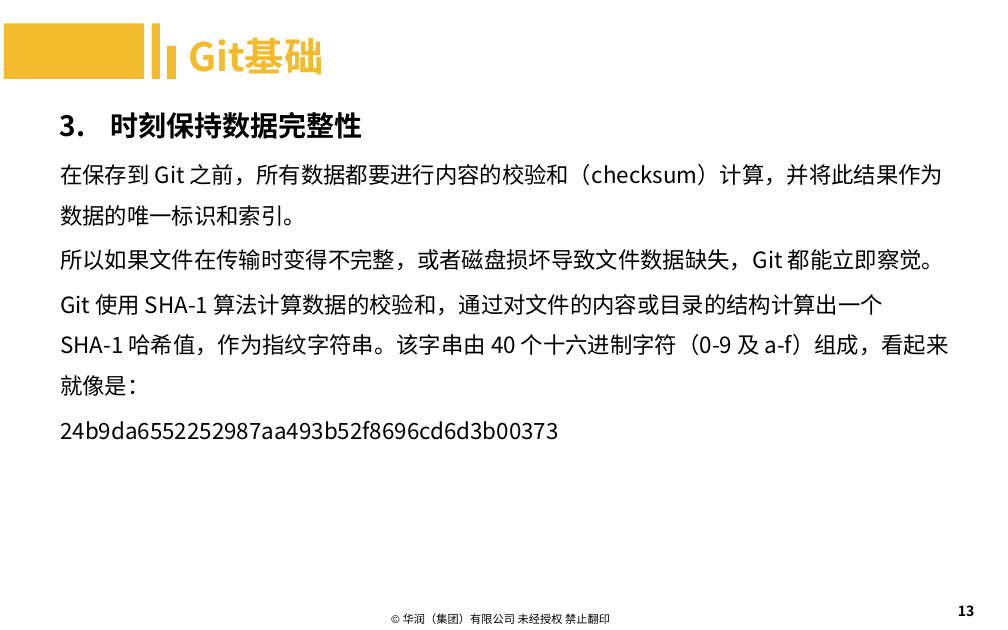
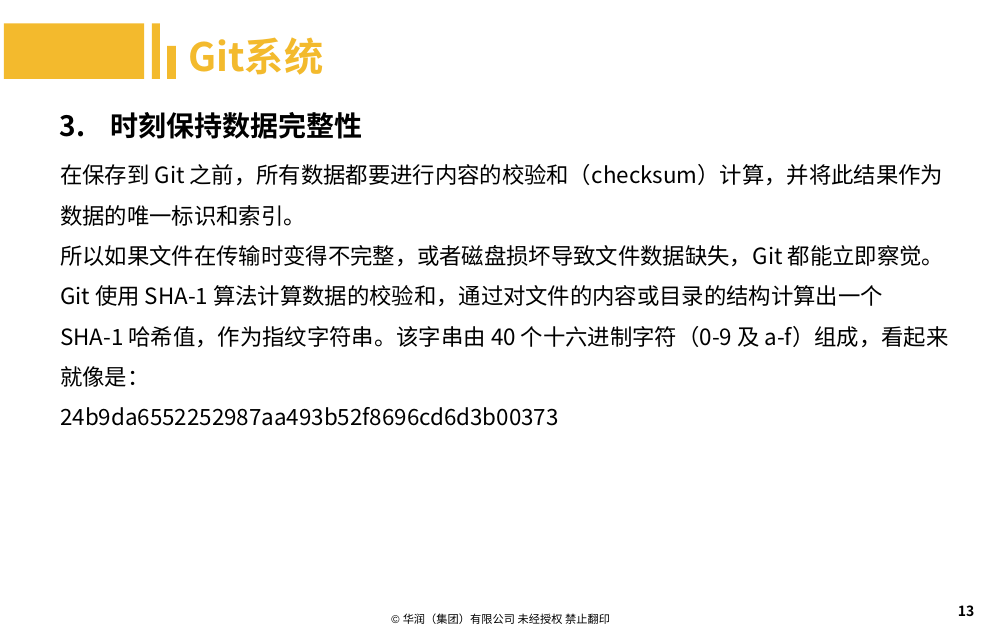
Before and after one commit to machenzhao/git-present, a slide deck: slide 13 of Git.pptx. Drawn at 1008x630 pixels with LibreOffice and Linux fonts; fonts in the diff are those of the drawing; background and template pictures are left out. Boxes give left, top, right and bottom in pixels: in the first picture for what was removed or moved away, otherwise in the second. Text is boxed around its words. In the diff, an @@ line names an element or a change of style, - is before the commit and + after.

Commit message:
更新Git基础，三个工作区域

```diff
--- a/Git.pptx
+++ b/Git.pptx
@@ text at (188,37,323,75): text changed @@
-Git基础
+Git系统
@@ text "在保存到 Git 之前，所有数据都要进行内容的校验和（checksum）计算，并将此结果作为数据的唯一标识和索引。" at (60,164,949,426): less space between paragraphs @@
```
Also in this commit, not shown: 10 other slides changed, 12 slides added, 3 slides removed, 1 other file.
